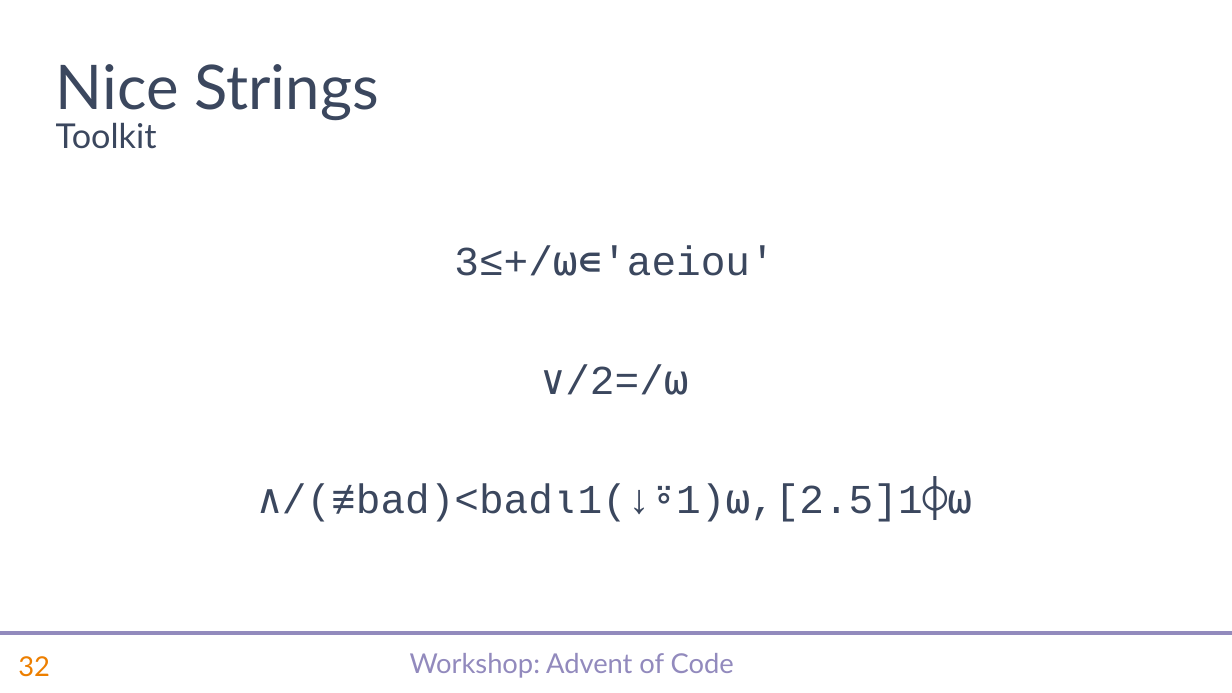
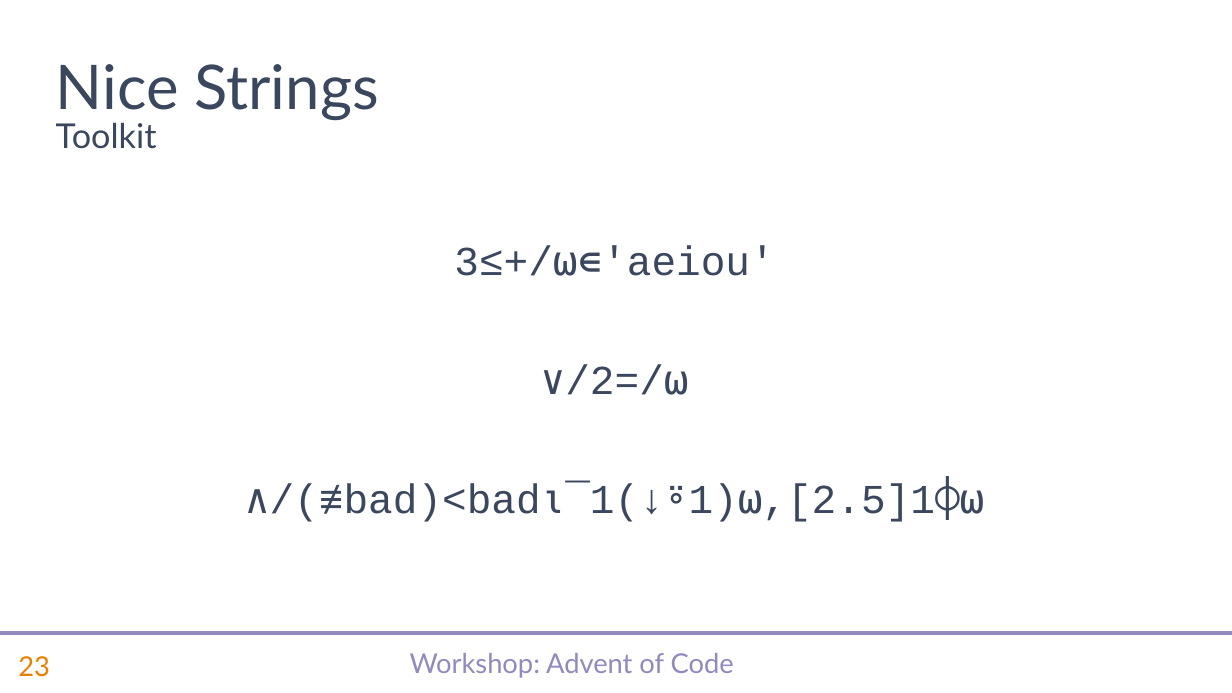
Before and after one commit to abrudz/SimCorp, a slide deck: slide 24 of aoc/slides.pptx (slide 33 before the commit). Drawn at 1232x693 pixels with LibreOffice and Linux fonts; fonts in the diff are those of the drawing; background and template pictures are left out. Boxes give left, top, right and bottom in pixels: in the first picture for what was removed or moved away, otherwise in the second. Text is boxed around its words. In the diff, an @@ line names an element or a change of style, - is before the commit and + after.

```diff
--- a/aoc/slides.pptx
+++ b/aoc/slides.pptx
@@ text at <box>270,484,935,522</box>: text changed @@
-∧/(≢bad)<bad⍳1(↓⍤1)⍵,[2.5]1⌽⍵
+∧/(≢bad)<bad⍳¯1(↓⍤1)⍵,[2.5]1⌽⍵
@@ page number at <box>18,656,50,677</box>: text changed @@
-32
+23
```
Also in this commit, not shown: 14 other slides changed, 20 slides removed, 1 other file.
